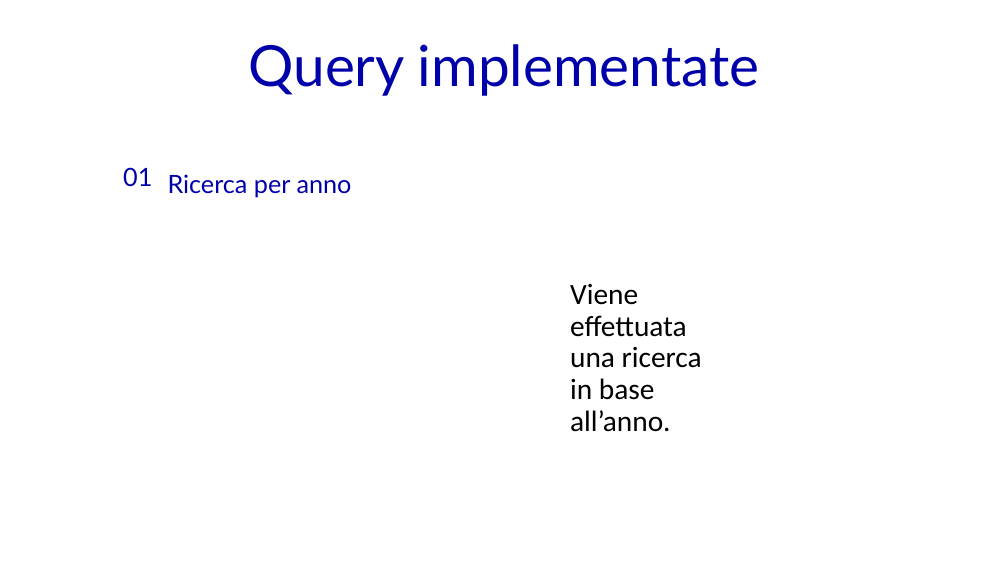
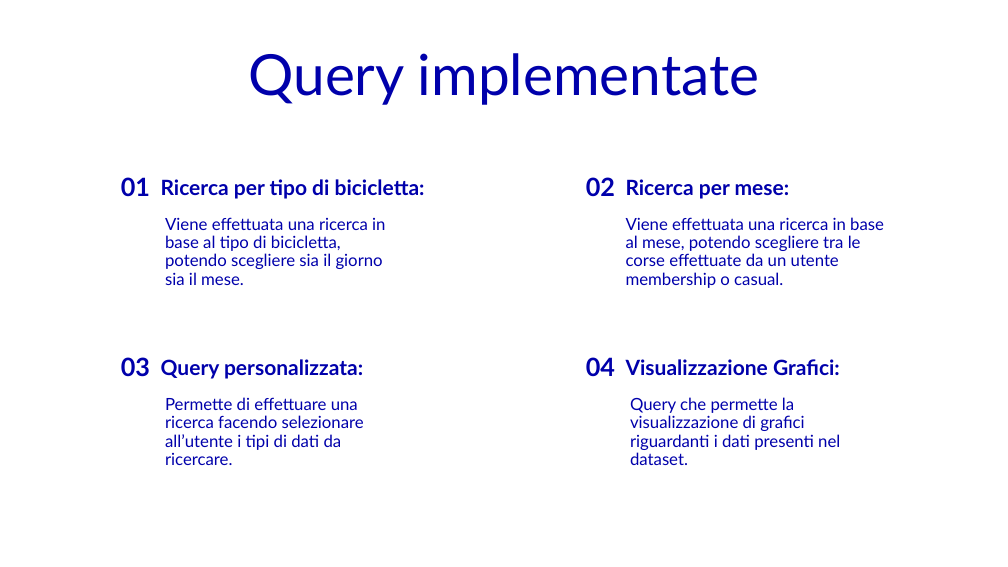
Before and after one commit to Robertales/tripdata-bike-chicago-bd2, a slide deck: slide 5 of presentazione/presentazioneBD2BarberisRobertazzi.pptx. Drawn at 1008x567 pixels with LibreOffice and Linux fonts; fonts in the diff are those of the drawing. Boxes give left, top, right and bottom in pixels: in the first picture for what was removed or moved away, otherwise in the second. Text is boxed around its words. In the diff, an @@ line names an element or a change of style, - is before the commit and + after.

```diff
--- a/presentazione/presentazioneBD2BarberisRobertazzi.pptx
+++ b/presentazione/presentazioneBD2BarberisRobertazzi.pptx
@@ text "Query implementate": place and size @@
-text "Query implementate" at <box>248,44,759,96</box>
+text "Query implementate" at <box>248,53,759,105</box>
@@ title "01": place and size @@
-title "01" at <box>123,167,152,186</box>
+title "01" at <box>121,177,150,196</box>
@@ title "01" at <box>121,177,150,196</box>: bold on @@
@@ text at <box>161,179,425,199</box>: text changed; size 24 to 20 pt; bold on @@
-Ricerca per anno
+Ricerca per tipo di bicicletta:
@@ text added at <box>586,177,615,196</box>, 24 pt, text #0000AB, bold @@
+02
@@ text added at <box>626,179,790,199</box>, 20 pt, text #0000AB, bold @@
+Ricerca per mese:
@@ text at <box>165,217,385,285</box>: text changed; size 28 to 16 pt; font Calibri to Lato; text colour #000000 to #0000AB @@
-Viene effettuata una ricerca in base all’anno.
+Viene effettuata una ricerca in base al tipo di bicicletta, potendo scegliere sia il giorno sia il mese.
@@ text added at <box>626,217,884,288</box>, 16 pt, text #0000AB @@
+Viene effettuata una ricerca in base al mese, potendo scegliere tra le corse effettuate da un utente membership o casual.
@@ text added at <box>121,357,150,377</box>, 24 pt, text #0000AB, bold @@
+03
@@ text added at <box>161,359,363,379</box>, 20 pt, text #0000AB, bold @@
+Query personalizzata:
@@ text added at <box>586,357,615,376</box>, 24 pt, text #0000AB, bold @@
+04
@@ text added at <box>626,359,840,375</box>, 20 pt, text #0000AB, bold @@
+Visualizzazione Grafici:
@@ text added at <box>165,397,364,465</box>, 16 pt, text #0000AB @@
+Permette di effettuare una ricerca facendo selezionare all’utente i tipi di dati da ricercare.
@@ text added at <box>630,397,840,465</box>, 16 pt, text #0000AB @@
+Query che permette la visualizzazione di grafici riguardanti i dati presenti nel dataset.
```
